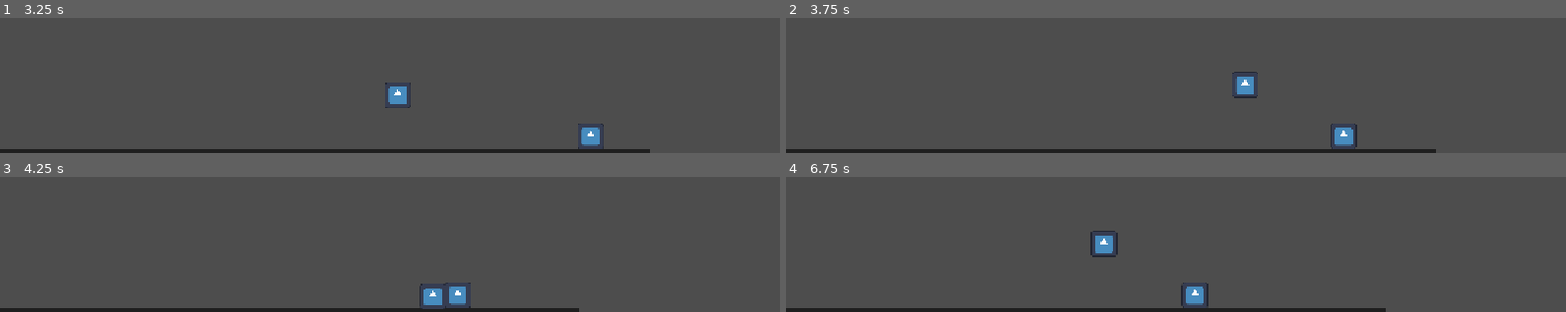
Above: before the commit, frames 1-4 (two rows, left to right).
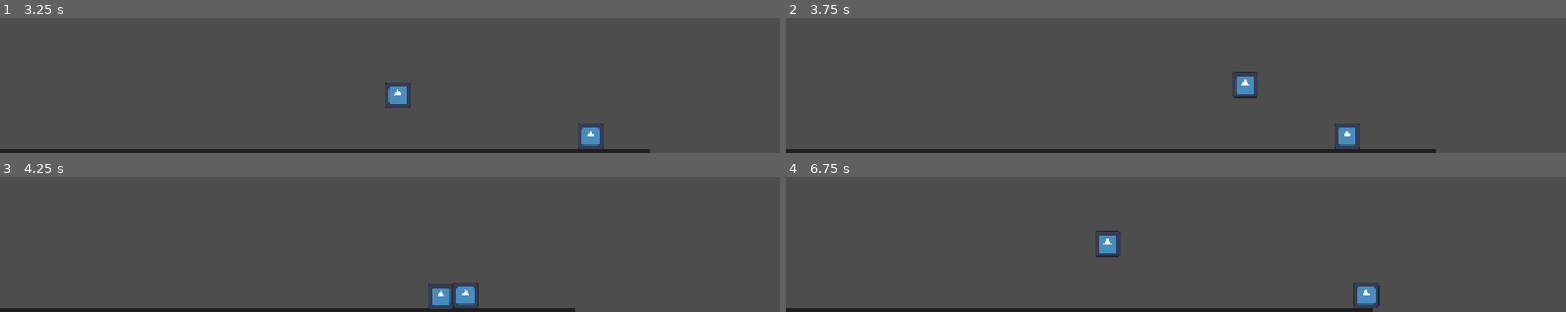
Above: after the commit, the same moments.

Repository: PranitJalan/haven-
Game: Godot game, scene res://level.tscn
The game is run twice, just before and just after one commit, with the same random seed, the same clock (stepped at 60 frames per second) and the same inputs. The project has no main scene, so this scene is started directly. The engine's default icon, where the game draws it, is replaced by a stand-in: a white triangle on a blue panel in a dark square.
Inputs (mouse positions are in pixels of both pictures, inside the frame that each line leads up to):
- Up to frame 1 (3.25 s): tap Enter at 0.5 s; move the mouse to (outside the picture) at 0.52 s; hold D (right) 0.53-2.03 s; tap Alt at 0.6, 2.1 s; click (outside the picture) at 0.67 s; tap W (Jump) at 0.77, 1.52, 3.02 s; move the mouse to (outside the picture) at 1.27 s; tap Shift at 1.35, 2.85 s; move the mouse to (outside the picture) at 2.02 s; hold A (Left) 2.03-2.78 s; move the mouse to (351, 20) at 2.77 s; hold D (right) from 2.78 s (still down); click (351, 20) at 2.92 s
- Up to frame 2 (3.75 s): keep holding D (right); move the mouse to (outside the picture) at 3.52 s; tap Alt at 3.6 s
- Up to frame 3 (4.25 s): keep holding D (right); tap W (Jump) at 3.77 s
- Up to frame 4 (6.75 s): move the mouse to (outside the picture) at 4.27 s; release D (right) at 4.28 s; hold A (Left) 4.28-5.03 s; tap Shift at 4.35, 5.85 s; tap W (Jump) at 4.52, 6.02 s; move the mouse to (outside the picture) at 5.02 s; hold D (right) 5.03-5.78 s; tap Alt at 5.1, 6.6 s; click (outside the picture) at 5.17 s; move the mouse to (outside the picture) at 5.77 s; hold A (Left) from 5.78 s (still down); move the mouse to (outside the picture) at 6.52 s

Frame 1 is identical in both runs. In frame 2, 0.2% of the frame differs, in the area x 69-74%, y 78-98%; in frame 3, 0.7%; in frame 4, 1.1%, in the area x 39-77%, y 39-100%.

Commit message:
ememy more

Diff:
--- a/enemy.gd
+++ b/enemy.gd
@@ -3,7 +3,7 @@
 
 @export var gravity := 960
 @export var acceleration := 200
-@export var friction := 200
+@export var friction := 30000000
 @export var jump_strength := 200
 @export var max_speed := 600
 @export var range := 200
@@ -21,9 +21,20 @@
 	var player = get_tree().get_first_node_in_group("player")
 	if abs(player.global_position.x - global_position.x) < range:
 		if player.global_position.x < global_position.x:
-			direction = -1
+			if abs(player.global_position.x - global_position.x) < distance:
+				direction = 1
+			elif abs(player.global_position.x - global_position.x) > distance:
+				direction = -1
+			else:
+				direction = 0
 		elif player.global_position.x > global_position.x:
-			direction = 1
+			if abs(player.global_position.x - global_position.x) < distance:
+				direction = -1
+			elif abs(player.global_position.x - global_position.x) > distance:
+				direction = 1
+			else:
+				direction = 0
+
 		else:
 			direction  = 0
 
@@ -33,7 +44,7 @@
 	if direction:
 		velocity.x = move_toward(velocity.x, max_speed*direction, acceleration*delta)
 	else:
-		velocity.x = move_toward(velocity.x, 0, friction*delta)
+		velocity.x = move_toward(velocity.x, 0, friction)
 
 	if not is_on_floor():
 		velocity.y += gravity
